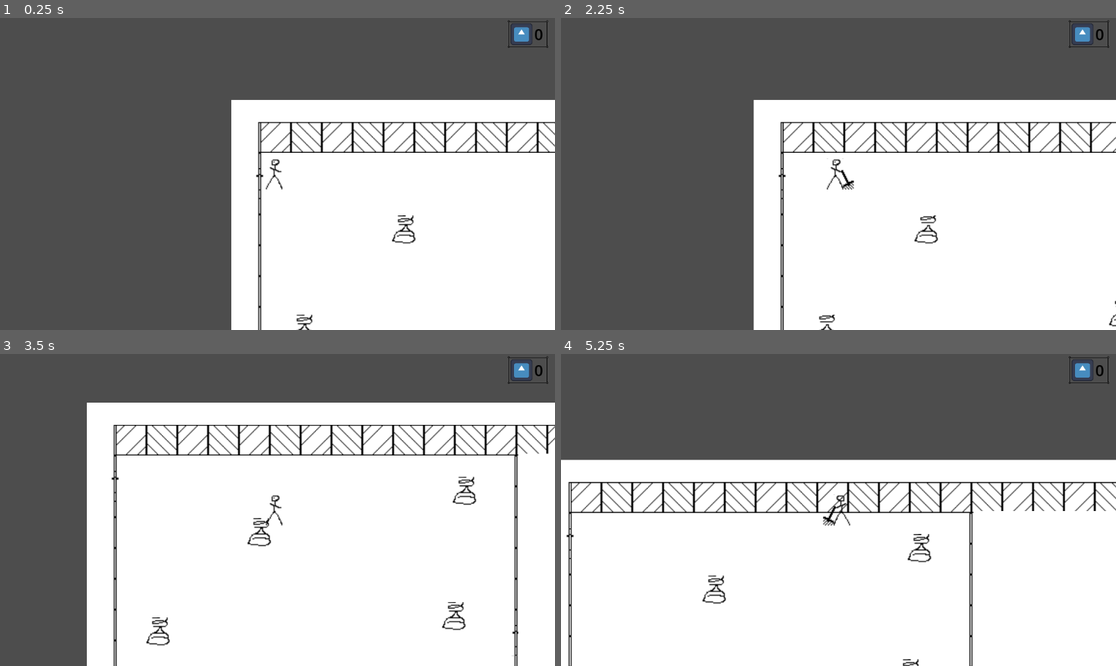
Above: before the commit, frames 1-4 (two rows, left to right).
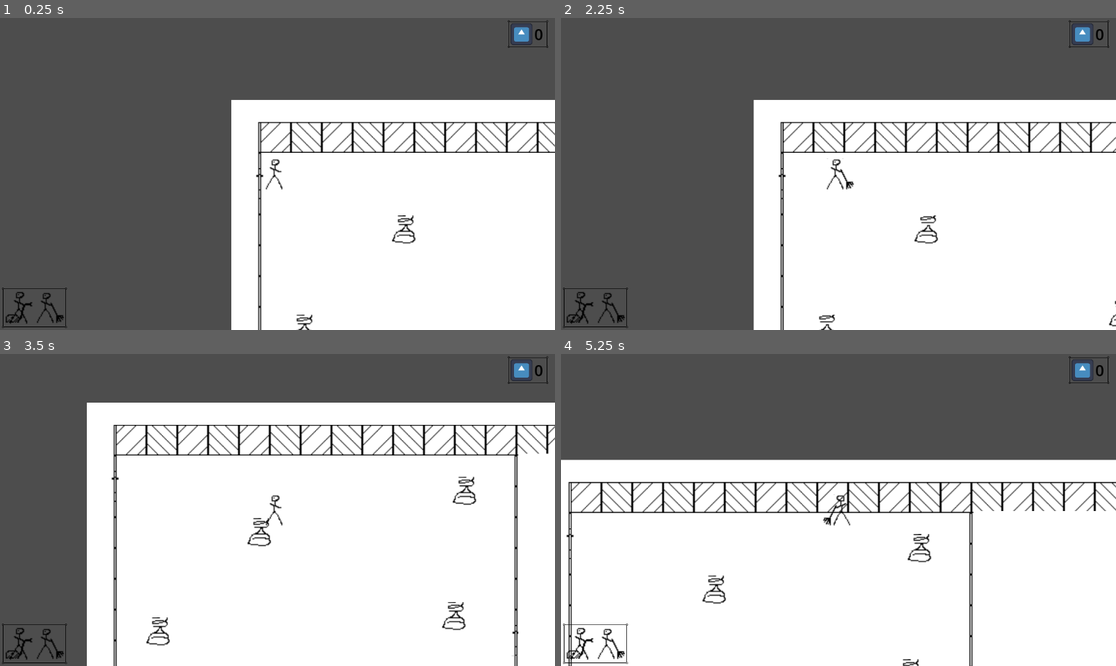
Above: after the commit, the same moments.

Repository: grafgustav/godot-stick-figure-cleaning
Game: Godot game, scene res://game.tscn
The game is run twice, just before and just after one commit, with the same random seed, the same clock (stepped at 60 frames per second) and the same inputs. The engine's default icon, where the game draws it, is replaced by a stand-in: a white triangle on a blue panel in a dark square.
Inputs (mouse positions are in pixels of both pictures, inside the frame that each line leads up to):
- Up to frame 1 (0.25 s): no input
- Up to frame 2 (2.25 s): click (577, 308) at 0.52 s; click (610, 308) at 1.27 s; hold D (move_right) from 2.03 s (still down); hold Space (use_tool) from 2.03 s (still down)
- Up to frame 3 (3.5 s): release D (move_right) at 2.78 s; release Space (use_tool) at 2.78 s; hold S (move_down) from 2.78 s (still down); tap Space (use_tool) at 2.85 s
- Up to frame 4 (5.25 s): release S (move_down) at 3.53 s; hold D (move_right) 3.53-4.28 s; hold Space (use_tool) 3.53-4.28 s; hold W (move_up) 4.28-5.03 s; tap Space (use_tool) at 4.35 s; hold A (move_left) from 5.03 s (still down); hold Space (use_tool) from 5.03 s (still down)

The runs differ from the first frame. In frame 1, 0.3% of the frame differs, in the area x 0-13%, y 86-100%; in frame 2, 0.4%; in frame 3, 0.3%; in frame 4, 0.5%, in the area x 0-53%, y 48-100%.

Commit message:
added vacuum cleaner also pressed some buttons I think and something stopped working also some UI allows to switch between tools (don't judge me for artwork pls)

Diff:
--- a/Tools/tool.gd
+++ b/Tools/tool.gd
@@ -19,7 +19,6 @@
 
 # return true if the operation was successful, otherwise false
 func use_tool() -> bool:
-	print(cooldown_timer.time_left)
 	if can_use():
 		start_cooldown()
 		return true
--- /dev/null
+++ b/Tools/vacuum.tscn
@@ -0,0 +1,11 @@
+[gd_scene load_steps=2 format=3 uid="uid://hrpbc48y7tkn"]
+
+[ext_resource type="PackedScene" uid="uid://drm8uk6y2wndh" path="res://Tools/tool.tscn" id="1_3kcqi"]
+
+[node name="Tool" instance=ExtResource("1_3kcqi")]
+tool_name = "vacuum"
+animation_name = "vacuuming"
+cooldown_time = 0.2
+
+[node name="CollisionShape2D" parent="CleanBox" index="0"]
+position = Vector2(13, 1)
--- a/game.gd
+++ b/game.gd
@@ -2,6 +2,8 @@
 
 func _ready() -> void:
 	%Player.connect("player_points_updated", _on_player_points_updated)
+	%UI.connect("ui_broom_but_pressed", _on_broom_but_pressed)
+	%UI.connect("ui_vacuum_but_pressed", _on_vacuum_but_pressed)
 
 func _process(_delta: float) -> void:
 	if Input.is_action_pressed("exit_to_menu"):
@@ -39,3 +41,9 @@
 func _on_player_points_updated() -> void:
 	var player_points = %Player.get_player_points()
 	%PointsLabel.text = str(player_points)
+
+func _on_broom_but_pressed() -> void:
+	%Player.equip_broom()
+
+func _on_vacuum_but_pressed() -> void:
+	%Player.equip_vacuum()
--- a/game.tscn
+++ b/game.tscn
@@ -7,6 +7,7 @@
 [ext_resource type="PackedScene" uid="uid://bhwp40he4ct68" path="res://kacki.tscn" id="3_feb5d"]
 [ext_resource type="Theme" uid="uid://bh7xkfikpwbil" path="res://ui-theme.tres" id="6_eow3j"]
 [ext_resource type="Texture2D" uid="uid://bxb04hjnyovr1" path="res://icon.svg" id="6_ryrav"]
+[ext_resource type="PackedScene" uid="uid://b43gpv6kvf48k" path="res://ui.tscn" id="8_j5wjh"]
 
 [sub_resource type="TileSetAtlasSource" id="TileSetAtlasSource_e2o6t"]
 texture = ExtResource("1_80nbo")
@@ -196,6 +197,11 @@
 theme_override_font_sizes/font_size = 32
 text = "0"
 
+[node name="UI" parent="UICanvasLayer" instance=ExtResource("8_j5wjh")]
+unique_name_in_owner = true
+size_flags_horizontal = 0
+size_flags_vertical = 8
+
 [node name="Kacki8" parent="." instance=ExtResource("3_feb5d")]
 position = Vector2(814, 174)
 
--- a/happy_freddy.gd
+++ b/happy_freddy.gd
@@ -9,3 +9,6 @@
 
 func play_brooming_animation():
 	self.play("brooming")
+
+func play_vacuuming_animation():
+	self.play("vacuuming")
--- a/player.gd
+++ b/player.gd
@@ -9,7 +9,7 @@
 var happyFreddy: HappyFreddy
 
 func _ready() -> void:
-	equip_broom()
+	equip_vacuum()
 	happyFreddy = %HappyFreddy
 
 func equip_broom() -> void:
@@ -17,6 +17,13 @@
 		equipped_tool.queue_free()
 	var broom_scene = preload("res://Tools/broom.tscn")
 	equipped_tool = broom_scene.instantiate()
+	add_child(equipped_tool)
+
+func equip_vacuum() -> void:
+	if equipped_tool:
+		equipped_tool.queue_free()
+	var vacuum_scene = preload("res://Tools/vacuum.tscn")
+	equipped_tool = vacuum_scene.instantiate()
 	add_child(equipped_tool)
 
 func _physics_process(_delta: float) -> void:
@@ -50,6 +57,8 @@
 	match animation_name:
 		"brooming":
 			happyFreddy.play_brooming_animation()
+		"vacuuming":
+			happyFreddy.play_vacuuming_animation()
 		_:
 			pass
 
--- a/player.tscn
+++ b/player.tscn
@@ -15,6 +15,14 @@
 [sub_resource type="AtlasTexture" id="AtlasTexture_onrkg"]
 atlas = ExtResource("1_4flbx")
 region = Rect2(0, 0, 32, 32)
+
+[sub_resource type="AtlasTexture" id="AtlasTexture_dw050"]
+atlas = ExtResource("1_4flbx")
+region = Rect2(64, 32, 32, 32)
+
+[sub_resource type="AtlasTexture" id="AtlasTexture_b26j0"]
+atlas = ExtResource("1_4flbx")
+region = Rect2(0, 64, 32, 32)
 
 [sub_resource type="AtlasTexture" id="AtlasTexture_i3pqv"]
 atlas = ExtResource("1_4flbx")
@@ -56,6 +64,17 @@
 }, {
 "frames": [{
 "duration": 1.0,
+"texture": SubResource("AtlasTexture_dw050")
+}, {
+"duration": 1.0,
+"texture": SubResource("AtlasTexture_b26j0")
+}],
+"loop": true,
+"name": &"vacuuming",
+"speed": 5.0
+}, {
+"frames": [{
+"duration": 1.0,
 "texture": SubResource("AtlasTexture_i3pqv")
 }, {
 "duration": 1.0,
@@ -77,7 +96,7 @@
 [node name="HappyFreddy" type="AnimatedSprite2D" parent="."]
 unique_name_in_owner = true
 sprite_frames = SubResource("SpriteFrames_2hs0m")
-animation = &"brooming"
+animation = &"vacuuming"
 script = ExtResource("3_i3pqv")
 
 [node name="CollisionShape2D" type="CollisionShape2D" parent="."]
--- /dev/null
+++ b/ui.gd
@@ -0,0 +1,11 @@
+class_name Ui
+extends Control
+
+signal ui_vacuum_but_pressed
+signal ui_broom_but_pressed
+
+func _on_vacuum_but_pressed() -> void:
+	ui_vacuum_but_pressed.emit()
+
+func _on_broom_but_pressed() -> void:
+	ui_broom_but_pressed.emit()
--- /dev/null
+++ b/ui.tscn
@@ -0,0 +1,48 @@
+[gd_scene load_steps=6 format=3 uid="uid://b43gpv6kvf48k"]
+
+[ext_resource type="Script" uid="uid://cm0r4tu40bw0d" path="res://ui.gd" id="1_27fn8"]
+[ext_resource type="Theme" uid="uid://bh7xkfikpwbil" path="res://ui-theme.tres" id="1_m6e0p"]
+[ext_resource type="Texture2D" uid="uid://dvbcg50kj7ioh" path="res://drawings/StickFigure.png" id="2_27fn8"]
+
+[sub_resource type="AtlasTexture" id="AtlasTexture_nltto"]
+atlas = ExtResource("2_27fn8")
+region = Rect2(63, 32.508, 28, 32.242)
+
+[sub_resource type="AtlasTexture" id="AtlasTexture_ibotj"]
+atlas = ExtResource("2_27fn8")
+region = Rect2(2.06173, 32.3459, 30.4383, 32.5553)
+
+[node name="UI" type="Control"]
+layout_mode = 3
+anchors_preset = 15
+anchor_right = 1.0
+anchor_bottom = 1.0
+grow_horizontal = 2
+grow_vertical = 2
+script = ExtResource("1_27fn8")
+
+[node name="PanelContainer" type="PanelContainer" parent="."]
+layout_mode = 0
+offset_left = 4.0
+offset_top = 560.0
+offset_right = 139.0
+offset_bottom = 644.0
+theme = ExtResource("1_m6e0p")
+
+[node name="HBoxContainer" type="HBoxContainer" parent="PanelContainer"]
+layout_mode = 2
+
+[node name="VacuumBut" type="TextureButton" parent="PanelContainer/HBoxContainer"]
+layout_mode = 2
+size_flags_horizontal = 3
+texture_normal = SubResource("AtlasTexture_nltto")
+stretch_mode = 5
+
+[node name="BroomBut" type="TextureButton" parent="PanelContainer/HBoxContainer"]
+layout_mode = 2
+size_flags_horizontal = 3
+texture_normal = SubResource("AtlasTexture_ibotj")
+stretch_mode = 5
+
+[connection signal="pressed" from="PanelContainer/HBoxContainer/VacuumBut" to="." method="_on_vacuum_but_pressed"]
+[connection signal="pressed" from="PanelContainer/HBoxContainer/BroomBut" to="." method="_on_broom_but_pressed"]
Binary file changed: drawings/StickFigure.png
Not shown: 1 places in game.tscn that only renumber resources
Not shown: 1 places in player.tscn that only renumber resources
Not shown, added: ui.gd.uid
Not shown, changed: .DS_Store
Not shown, changed: .gitignore
Not shown, changed: drawings/.DS_Store
